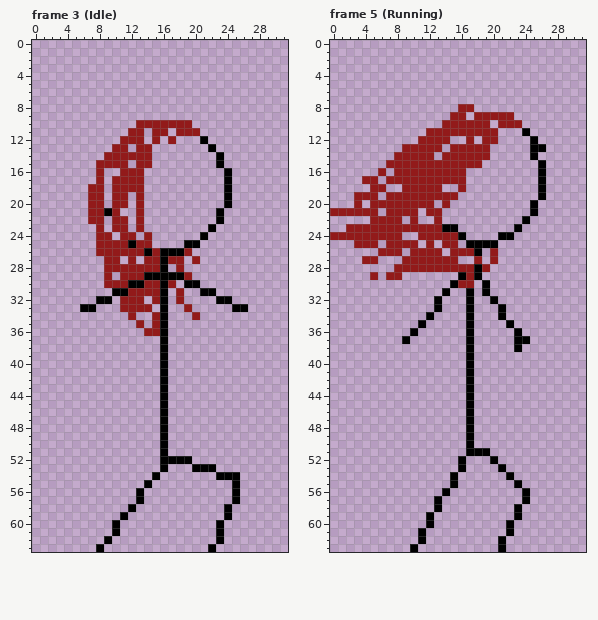
Pixel-art file -- Assets/Sprites/Katarina/katarina.ase. The picture above was drawn from the file before the commit.
32x64 pixels, 9 frames. Shown: frame 3 (Idle), frame 5 (Running). The commit also changed other frames, which this record leaves out.
Once edited:
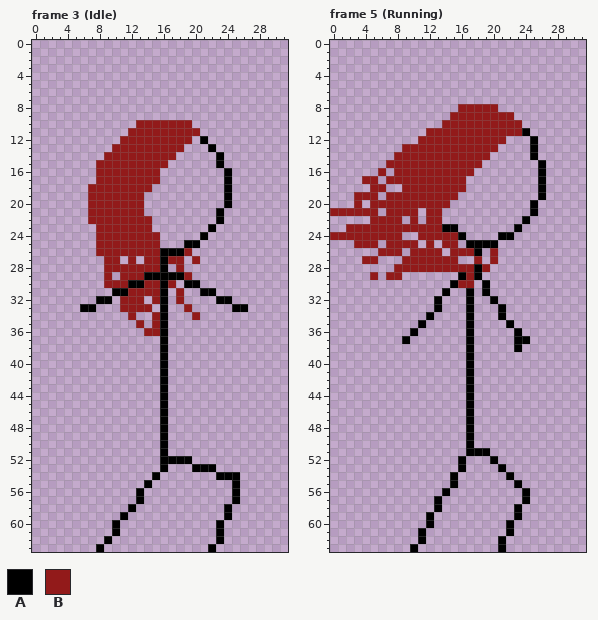
Palette (. is transparent): A #000000  B #921a1a
Author's note on the commit: 'better' hair for katarina sprites
Change:
--- frame 3 (Idle), layer "Body"
@@ x 7..21 @@
 10 ......BBBBBBB..
-11 .....BB.BB.BBB.
-12 ....BBB.B.B...A
-13 ...BB.BB.......
-14 ..BBBBBB.......
-15 .BBBB.BB.......
-16 .B..BBB........
-17 .B.BBBB........
-18 BB.BBBB........
-19 BB.BB.B........
-20 BB.BB.B........
-21 BBAB..B........
-22 BB.BB.B........
-23 .B.BB.B........
-24 .BB.BB.B......A
-25 .BBBBABB....AA.
-26 .BBBBBBABAAAB..
+11 .....BBBBBBBBB.
+12 ....BBBBBBBBB.A
+13 ...BBBBBBBBB...
+14 ..BBBBBBBBB....
+15 .BBBBBBBBB.....
+16 .BBBBBBBB......
+17 .BBBBBBBB......
+18 BBBBBBBB.......
+19 BBBBBBB........
+20 BBBBBBB........
+21 BBBBBBB........
+22 BBBBBBBB.......
+23 .BBBBBBB.......
+24 .BBBBBBBB.....A
+25 .BBBBBBBB...AA.
+26 .BBBBBBBBAAAB..
 27 ..BB.B.BBABB.B.
--- frame 5 (Running), layer "Body"
@@ x 10..28 @@
  7 ...................
- 8 ......BB...........
- 9 .....BB.BBBBB......
-10 ....BBBBBB.BBB.....
-11 ..BBBBBBBBB...A....
-12 .BBBB..B.BB....A...
-13 BBBB.BBBBB.....AA..
-14 BBB.BBBBBB.....A...
+ 8 ......BBBBB........
+ 9 .....BBBBBBBB......
+10 ....BBBBBBBBBB.....
+11 ..BBBBBBBBBBBBA....
+12 .BBBBBBBBBBB...A...
+13 BBBBBBBBBBB....A...
+14 BBBBBBBBBB.....A...
 15 BBBBBBBBB.......A..
-16 BBBBBBB.........A..
+16 BBBBBBBB........A..
 17 BBBBBBB.........A..
-18 BBBB..B.........A..
+18 BBBBBBB.........A..
 19 BBBBBB..........A..
-20 BBB.B..........A...
+20 BBBBB..........A...
 21 B.BB...........A...
-22 B..B..........A....
+22 B.BB..........A....
 23 BBBBAA.......A.....
Boxes around the changes in both pictures, in picture pixels (x1, y1, x2, y2):
changed: (104, 128, 192, 256)
changed: (426, 104, 546, 224)
